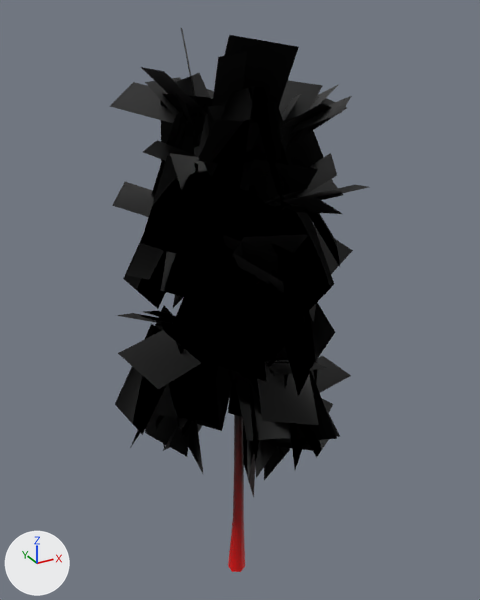
Before and after pictures for a commit that changed the glTF model public/assets/testmap/tree_birch_b_lod1.glb.
One viewpoint serves both versions: a camera (50 mm lens) standing at (-7.36, -13.61, 15.38) and looking at (0.17, 0.08, 8.53). The axes (+X, +Y, +Z) are drawn at lower left. The lights are the same throughout. The picture after the commit comes second. Vertices at exactly the same position are counted once.

The older version as bpy lines, for what is in view:
```python
me_tree_birch_b_lod1_0 = bpy.data.meshes.new('tree_birch_b_lod1.0')
me_tree_birch_b_lod1_0.from_pydata(...)  # 150 vertices, 192 faces; spans x -2.43..1.7, y -2.31..1.87, z -0.31..13.73
me_tree_birch_b_lod1_0.materials.append(mat_bark_birch_blend)
me_tree_birch_b_lod1_1 = bpy.data.meshes.new('tree_birch_b_lod1.1')
me_tree_birch_b_lod1_1.from_pydata(...)  # 680 vertices, 340 faces; spans x -3.54..3.2, y -3.73..3.08, z 3.08..14.99
me_tree_birch_b_lod1_1.materials.append(mat_foliage_birch)
ob_tree_birch_b_lod1_0 = bpy.data.objects.new('tree_birch_b_lod1.0', me_tree_birch_b_lod1_0)
ob_tree_birch_b_lod1_0.location = (0.0, 0.0, 0.0)
ob_tree_birch_b_lod1_1 = bpy.data.objects.new('tree_birch_b_lod1.1', me_tree_birch_b_lod1_1)
ob_tree_birch_b_lod1_1.location = (0.0, 0.0, 0.0)
```
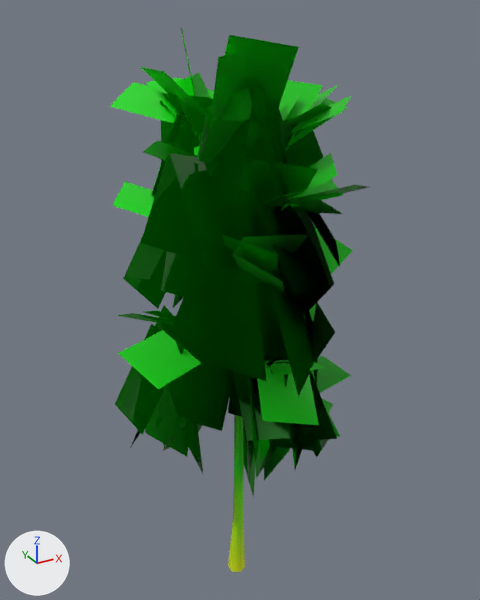
Where the change shows, as pixel boxes [x1, y1, x2, y2] in the pictures (480 x 600 px):
```json
{"part": 1, "of": "me_tree_birch_b_lod1_0", "change": "recoloured", "before": [228, 208, 284, 572], "after": [228, 208, 284, 572]}
{"part": 2, "of": "me_tree_birch_b_lod1_1", "change": "recoloured", "before": [110, 28, 369, 497], "after": [110, 28, 369, 497], "on screen": "black to green"}
```

Scene script edits in JSON lines:
```json
{"block": "me_tree_birch_b_lod1_0", "where": "me_tree_birch_b_lod1_0.from_pydata(...)  # 150 vertices, 192 faces; spans x -2.43..1.7, y -2.31..1.87, z -0.31..13.73"}
{"block": "me_tree_birch_b_lod1_0", "where": "# used by ob_tree_birch_b_lod1_0; location = (0.0, 0.0, 0.0)"}
{"block": "me_tree_birch_b_lod1_0", "change": "me_tree_birch_b_lod1_0 part 1: 100 faces centred in x -1.64..1.16, y -1.6..1.23, z 0.32..13.42 are repainted in the vertex colours; the middle colour goes from dark red #380000 to green #1fed00"}
{"block": "me_tree_birch_b_lod1_1", "where": "me_tree_birch_b_lod1_1.from_pydata(...)  # 680 vertices, 340 faces; spans x -3.54..3.2, y -3.73..3.08, z 3.08..14.99"}
{"block": "me_tree_birch_b_lod1_1", "where": "# used by ob_tree_birch_b_lod1_1; location = (0.0, 0.0, 0.0)"}
{"block": "me_tree_birch_b_lod1_1", "change": "me_tree_birch_b_lod1_1 part 2: 340 faces centred in x -2.79..2.35, y -2.99..2.28, z 3.96..14.4 are repainted in the vertex colours; the middle colour goes from black #000000 to green #00e600"}
```
